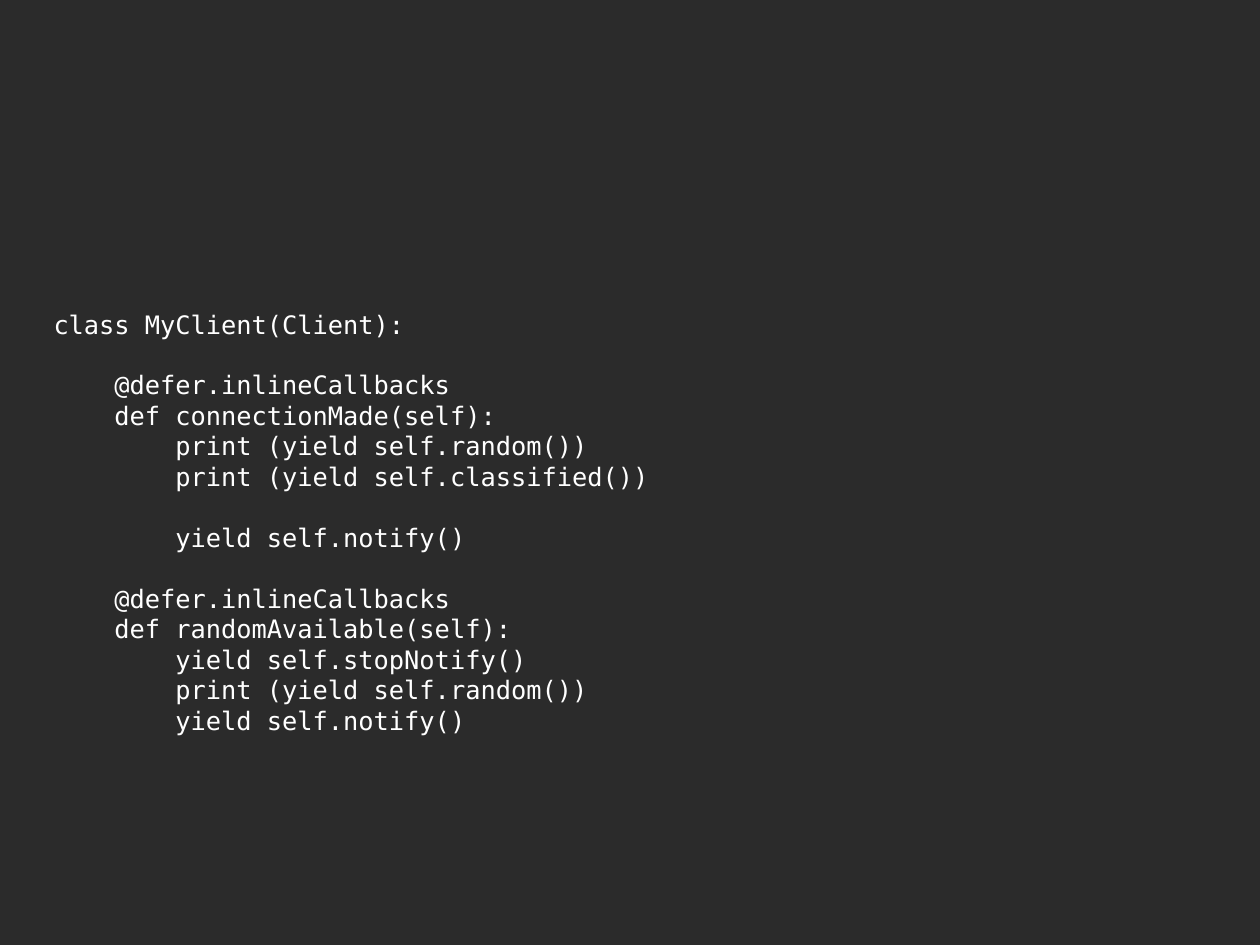
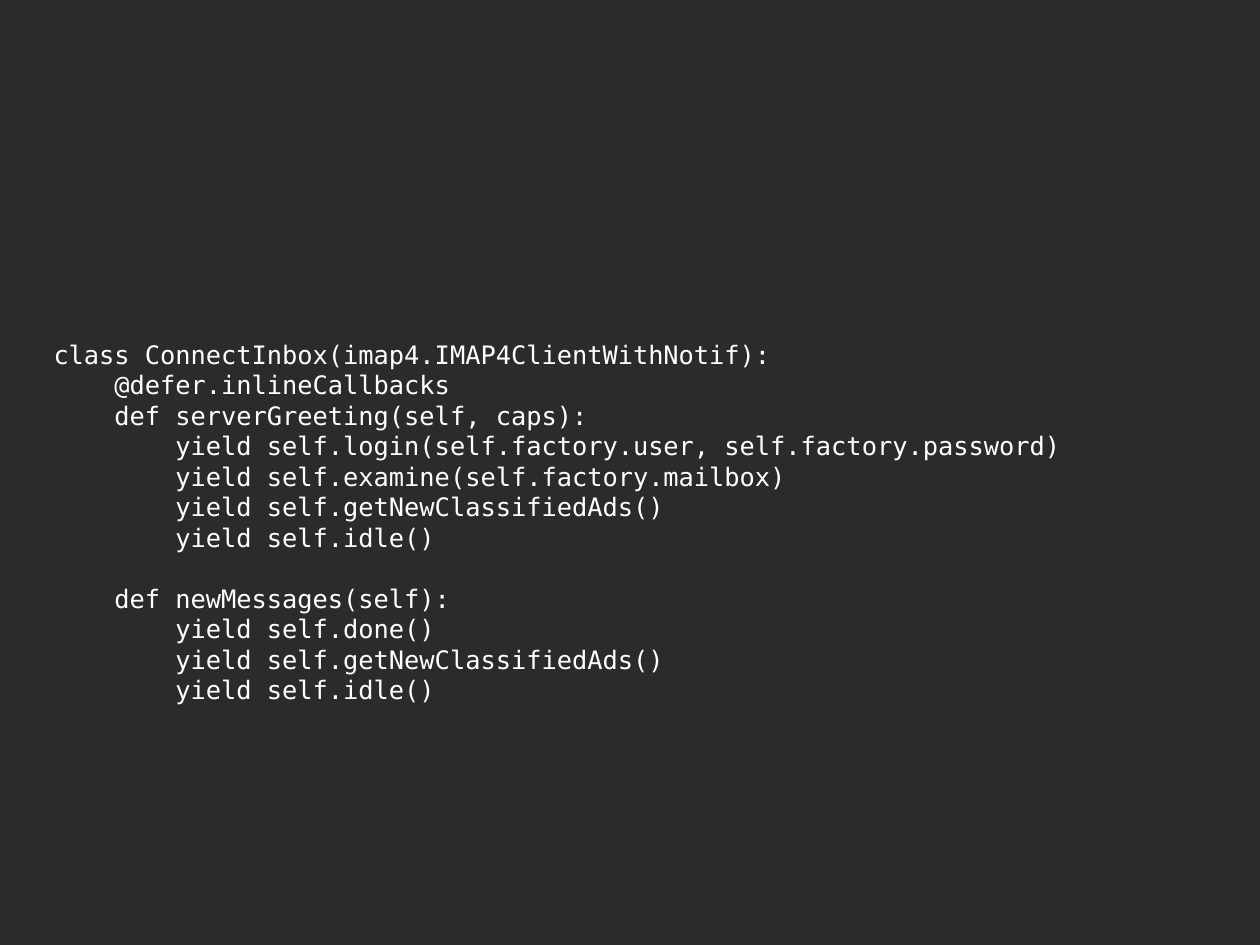
Before and after one commit to jdb/jdb.github.com, a slide deck: slide 16 of imap_idle/pycon-presentation/imap-idle-makingoff.odp (slide 31 before the commit). Drawn at 1260x945 pixels with LibreOffice and Linux fonts; fonts in the diff are those of the drawing; background and template pictures are left out; a plain dark background stands for a picture behind light text. Boxes give left, top, right and bottom in pixels: in the first picture for what was removed or moved away, otherwise in the second. Text is boxed around its words. In the diff, an @@ line names an element or a change of style, - is before the commit and + after.

```diff
--- a/imap_idle/pycon-presentation/imap-idle-makingoff.odp
+++ b/imap_idle/pycon-presentation/imap-idle-makingoff.odp
@@ title at [54, 344, 1060, 705]: text changed @@
-class MyClient(Client):
-@defer.inlineCallbacks
-def connectionMade(self):
-print (yield self.random())
-print (yield self.classified())
-yield self.notify()
-@defer.inlineCallbacks
-def randomAvailable(self):
-yield self.stopNotify()
-print (yield self.random())
-yield self.notify()
+class ConnectInbox(imap4.IMAP4ClientWithNotif):
+@defer.inlineCallbacks
+def serverGreeting(self, caps):
+yield self.login(self.factory.user, self.factory.password)
+yield self.examine(self.factory.mailbox)
+yield self.getNewClassifiedAds()
+yield self.idle()
+def newMessages(self):
+yield self.done()
+yield self.getNewClassifiedAds()
+yield self.idle()
```
Also in this commit, not shown: 2 slides added, 17 slides removed.
